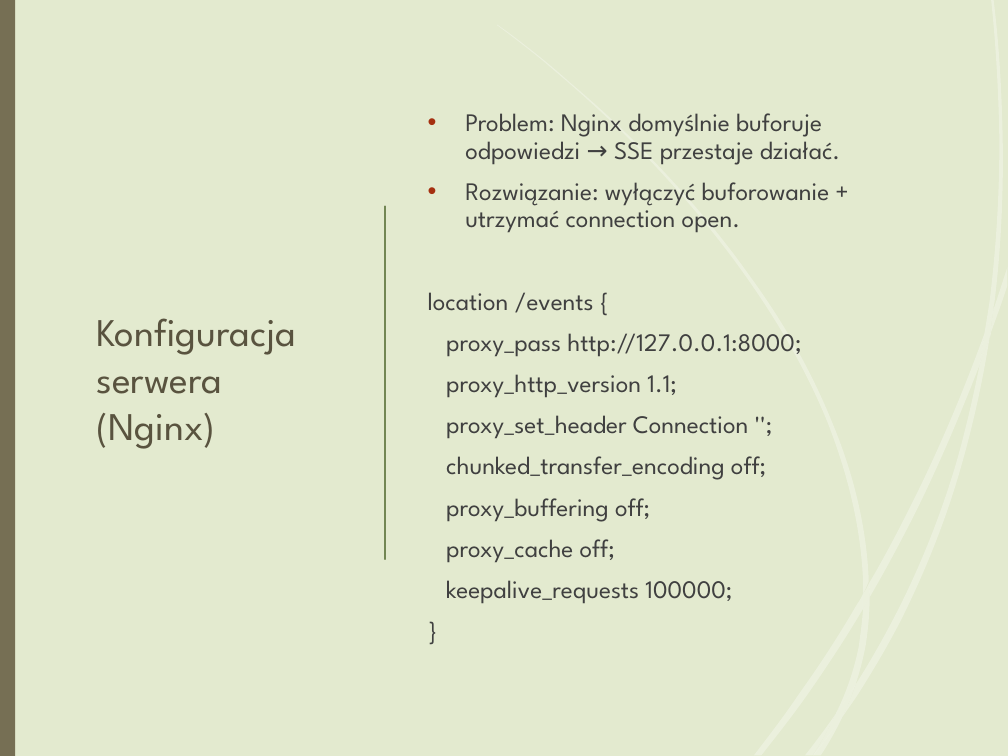
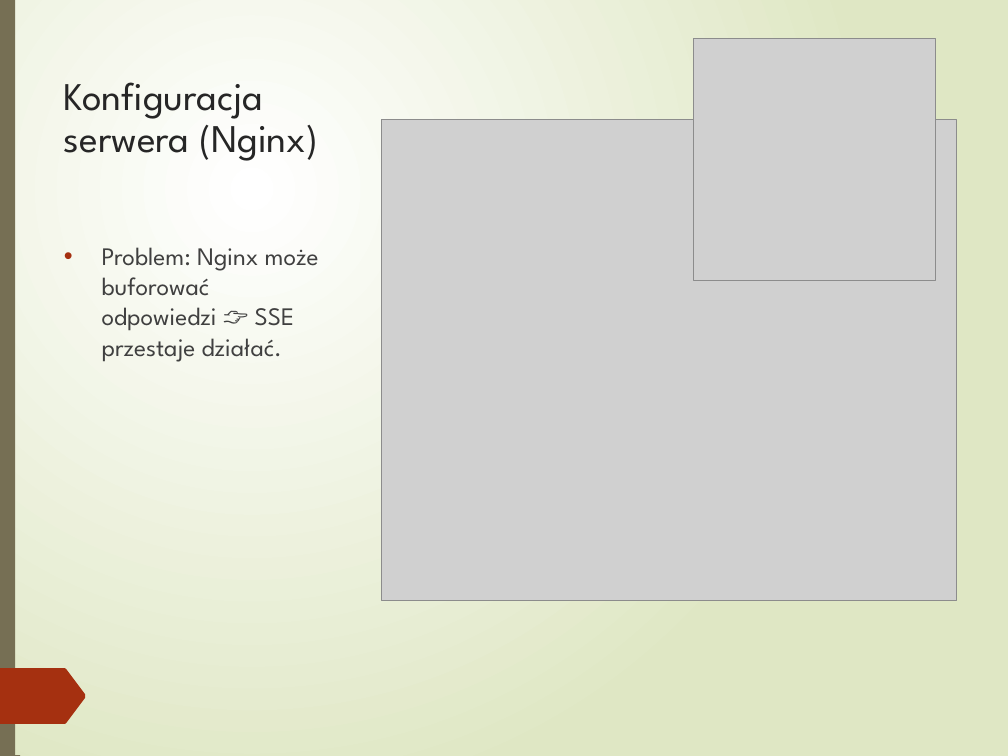
Before and after one commit to ArturLew/PyConPL2025, a slide deck: slide 13 of Nie tylko websocket/Nie tylko WebSocket.pptx. Drawn at 1008x756 pixels with LibreOffice and Linux fonts; fonts in the diff are those of the drawing; grey boxes stand for pictures. Boxes give left, top, right and bottom in pixels: in the first picture for what was removed or moved away, otherwise in the second. Text is boxed around its words. In the diff, an @@ line names an element or a change of style, - is before the commit and + after.

```diff
--- a/Nie tylko websocket/Nie tylko WebSocket.pptx
+++ b/Nie tylko websocket/Nie tylko WebSocket.pptx
@@ background #E3EACF to gradient #FFFFFF to #DFE8C4 @@
@@ rectangle at <box>0,0,1008,756</box>: fill #E3EACF to gradient #FFFFFF to #DFE8C4 @@
@@ picture added at <box>694,39,935,281</box> @@
@@ title "Konfiguracja serwera (Nginx)": place and size @@
-title "Konfiguracja serwera (Nginx)" at <box>97,318,297,449</box>
+title "Konfiguracja serwera (Nginx)" at <box>64,82,318,161</box>
@@ title "Konfiguracja serwera (Nginx)" at <box>64,82,318,161</box>: text colour #59533F to #262626; line spacing 1 to 0.9; vertical alignment middle to top @@
@@ picture added at <box>382,119,957,601</box> @@
@@ text removed at <box>428,113,840,604</box> @@
-• Problem: Nginx domyślnie buforuje odpowiedzi → SSE przestaje działać.
-• Rozwiązanie: wyłączyć buforowanie + utrzymać connection open.
-location /events {
-proxy_pass http://127.0.0.1:8000;
-proxy_http_version 1.1;
-proxy_set_header Connection '';
-chunked_transfer_encoding off;
-proxy_buffering off;
-proxy_cache off;
-keepalive_requests 100000;
-}
@@ group added at <box>8,154,219,720</box>: 4 freeform shapes @@
@@ line removed from (385, 207) to (385, 559) @@
@@ text added at <box>102,247,319,362</box>, 18 pt, text #404040 @@
+• Problem: Nginx może buforować odpowiedzi 👉 SSE przestaje działać.
@@ group added at <box>42,142,218,728</box>: 5 freeform shapes @@
@@ freeform shape added at <box>0,668,86,724</box>, fill #A53010 @@
@@ group removed at <box>497,0,1008,755</box>: 12 freeform shapes @@
```
Also in this commit, not shown: 22 other slides changed, 1 slide added, 1 slide removed, 19 other files.
